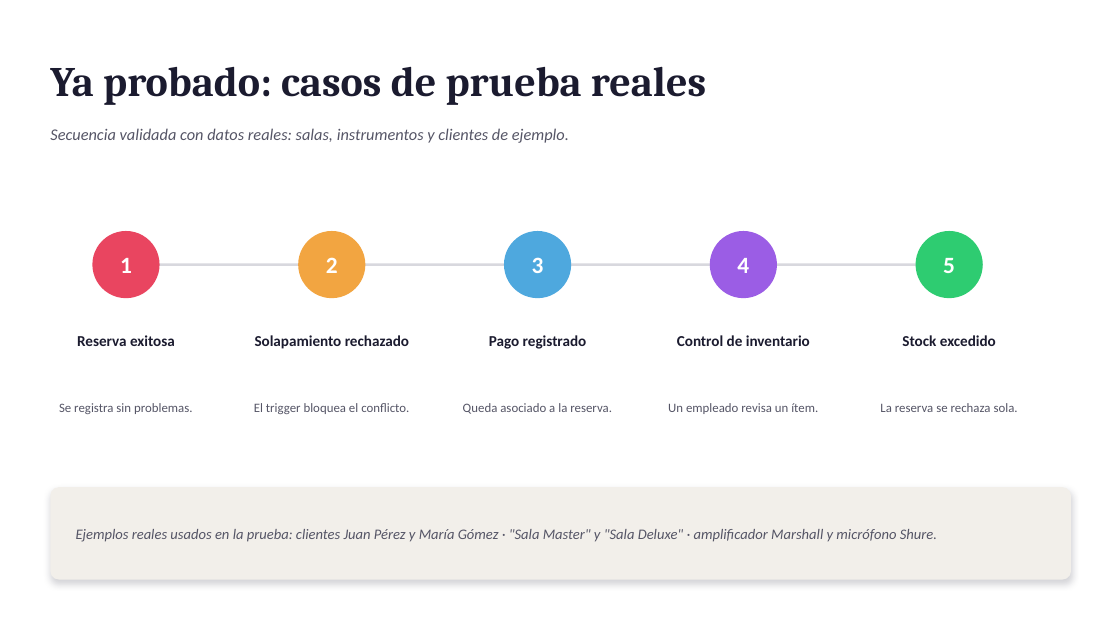
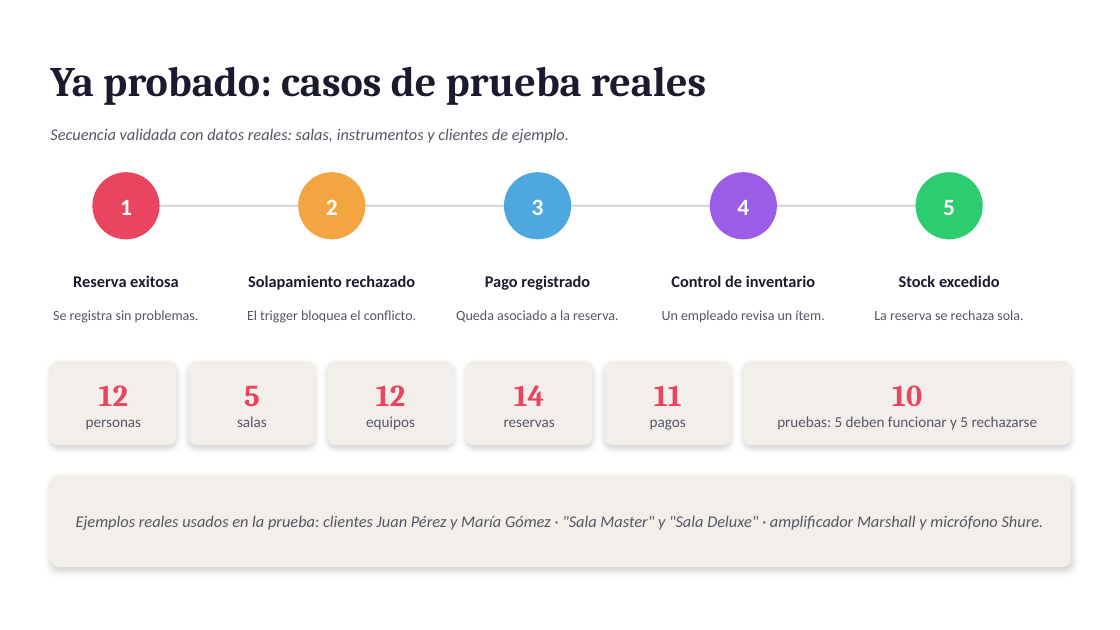
Before and after one commit to SancLucas/Base-de-Datos--Salas-de-Ensayo, a slide deck: slide 9 of Pua_de_Rosa_Deck.pptx (slide 8 before the commit). Drawn at 1120x630 pixels with LibreOffice and Linux fonts; fonts in the diff are those of the drawing. Boxes give left, top, right and bottom in pixels: in the first picture for what was removed or moved away, otherwise in the second. Text is boxed around its words. In the diff, an @@ line names an element or a change of style, - is before the commit and + after.

```diff
--- a/Pua_de_Rosa_Deck.pptx
+++ b/Pua_de_Rosa_Deck.pptx
@@ 5 texts, 5 ellipses, 1 line: place and size @@
-5 texts, 5 ellipses, 1 line at [92, 231, 983, 298]
+5 texts, 5 ellipses, 1 line at [92, 172, 983, 239]
@@ text "Reserva exitosa": place and size @@
-text "Reserva exitosa" at [77, 335, 175, 346]
+text "Reserva exitosa" at [73, 275, 178, 287]
@@ text "Solapamiento rechazado": place and size @@
-text "Solapamiento rechazado" at [255, 335, 409, 349]
+text "Solapamiento rechazado" at [248, 275, 415, 290]
@@ text "Pago registrado": place and size @@
-text "Pago registrado" at [489, 335, 587, 349]
+text "Pago registrado" at [485, 275, 590, 290]
@@ text "Control de inventario": place and size @@
-text "Control de inventario" at [677, 335, 810, 346]
+text "Control de inventario" at [671, 275, 815, 287]
@@ size 13 to 14 pt in 5 elements at [248, 275, 415, 290], [73, 275, 178, 287], [485, 275, 590, 290], [671, 275, 815, 287], [899, 275, 1000, 287] @@
@@ text "Stock excedido": place and size @@
-text "Stock excedido" at [902, 335, 996, 346]
+text "Stock excedido" at [899, 275, 1000, 287]
@@ text "Se registra sin problemas.": place and size @@
-text "Se registra sin problemas." at [59, 403, 193, 414]
+text "Se registra sin problemas." at [53, 310, 199, 323]
@@ text "El trigger bloquea el conflicto.": place and size @@
-text "El trigger bloquea el conflicto." at [254, 403, 409, 414]
+text "El trigger bloquea el conflicto." at [247, 310, 416, 323]
@@ text "Queda asociado a la reserva.": place and size @@
-text "Queda asociado a la reserva." at [463, 403, 612, 414]
+text "Queda asociado a la reserva." at [456, 310, 618, 322]
@@ text "Un empleado revisa un ítem.": place and size @@
-text "Un empleado revisa un ítem." at [668, 403, 818, 414]
+text "Un empleado revisa un ítem." at [662, 310, 824, 323]
@@ size 11 to 12 pt; vertical alignment middle to top in 5 elements at [53, 310, 199, 323], [247, 310, 416, 323], [456, 310, 618, 322], [662, 310, 824, 323], [874, 310, 1023, 320] @@
@@ text "La reserva se rechaza sola.": place and size @@
-text "La reserva se rechaza sola." at [880, 403, 1018, 412]
+text "La reserva se rechaza sola." at [874, 310, 1023, 320]
@@ rounded rectangle added at [50, 361, 176, 445], fill #F2EFEA @@
@@ text added at [86, 385, 141, 430], 13 pt, text #555566 @@
+12
+personas
@@ rounded rectangle added at [189, 361, 315, 445], fill #F2EFEA @@
@@ text added at [237, 385, 267, 427], 13 pt, text #555566 @@
+5
+salas
@@ rounded rectangle added at [328, 361, 454, 445], fill #F2EFEA @@
@@ text added at [366, 385, 415, 430], 13 pt, text #555566 @@
+12
+equipos
@@ rounded rectangle added at [466, 361, 592, 445], fill #F2EFEA @@
@@ text added at [504, 385, 555, 427], 13 pt, text #555566 @@
+14
+reservas
@@ rounded rectangle added at [605, 361, 731, 445], fill #F2EFEA @@
@@ text added at [650, 386, 686, 430], 13 pt, text #555566 @@
+11
+pagos
@@ rounded rectangle added at [744, 361, 1071, 445], fill #F2EFEA @@
@@ text added at [777, 385, 1038, 430], 13 pt, text #555566 @@
+10
+pruebas: 5 deben funcionar y 5 rechazarse
@@ rounded rectangle: place and size @@
-rounded rectangle at [50, 487, 1071, 580]
+rounded rectangle at [50, 475, 1071, 567]
@@ text "Ejemplos reales usados en la ...": place and size @@
-text "Ejemplos reales usados en la ..." at [76, 529, 937, 542]
+text "Ejemplos reales usados en la ..." at [76, 515, 1044, 530]
@@ text "Ejemplos reales usados en la ..." at [76, 515, 1044, 530]: size 12.5 to 14 pt @@
```
Also in this commit, not shown: 9 other slides changed, 1 slide added.
